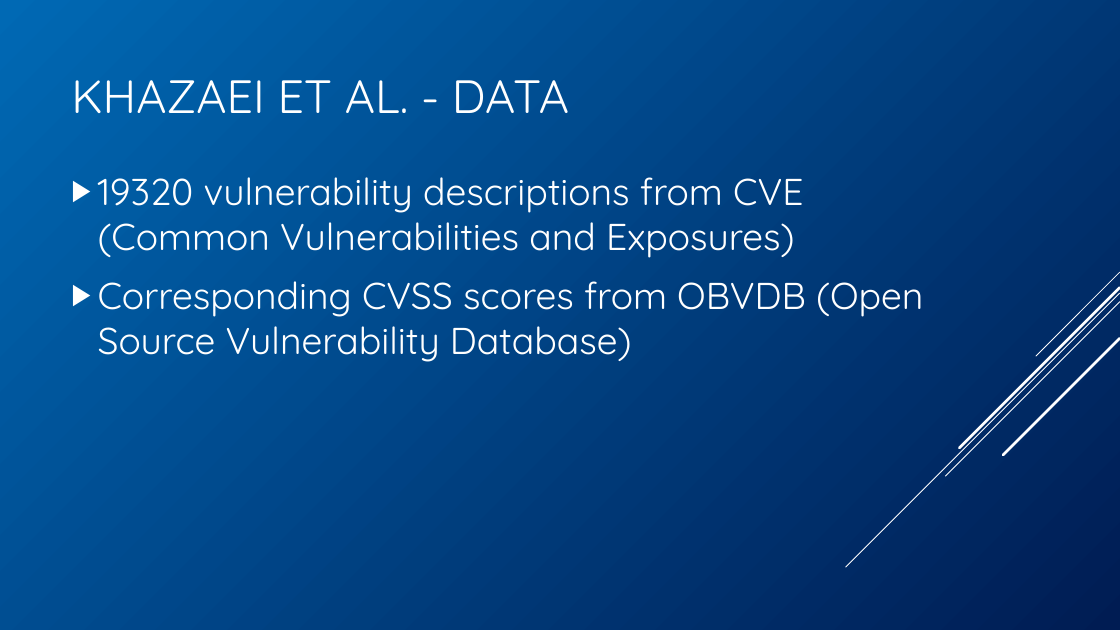
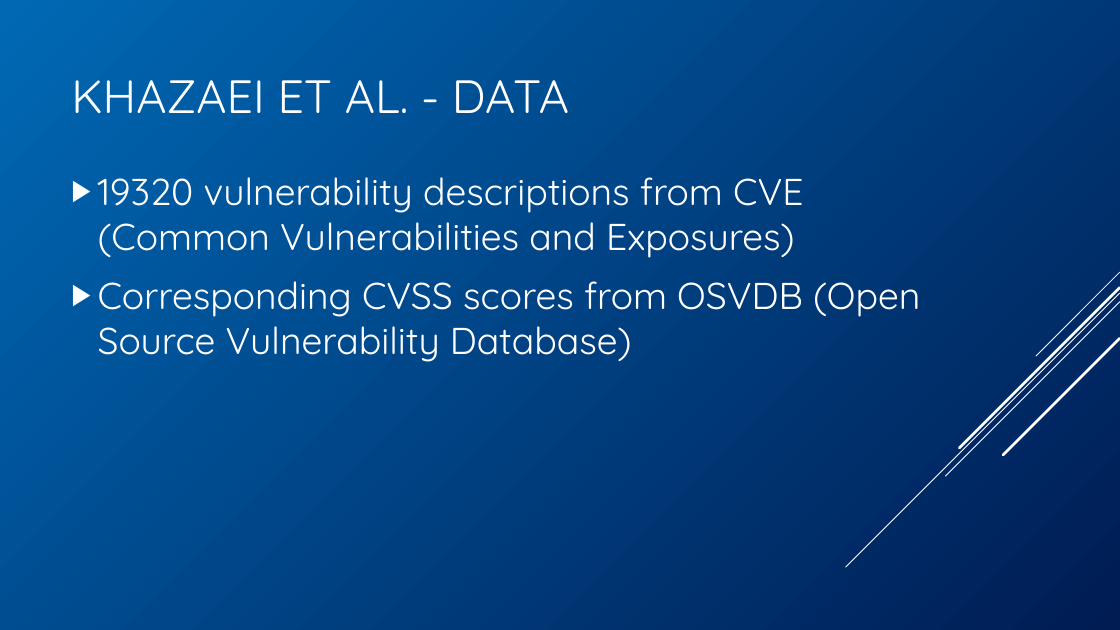
Before and after one commit to BenChurch/Winter2017, a slide deck: slide 24 of CISC848/BackgroundPentation/ChurchCISC848Background.pptx. Drawn at 1120x630 pixels with LibreOffice and Linux fonts; fonts in the diff are those of the drawing. Boxes give left, top, right and bottom in pixels: in the first picture for what was removed or moved away, otherwise in the second. Text is boxed around its words. In the diff, an @@ line names an element or a change of style, - is before the commit and + after.

```diff
--- a/CISC848/BackgroundPentation/ChurchCISC848Background.pptx
+++ b/CISC848/BackgroundPentation/ChurchCISC848Background.pptx
@@ text at <box>98,281,920,362</box>: text changed @@
-▶ Corresponding CVSS scores from OBVDB (Open Source Vulnerability Database)
+▶ Corresponding CVSS scores from OSVDB (Open Source Vulnerability Database)
```
Also in this commit, not shown: 15 other slides changed, 1 slide added.
